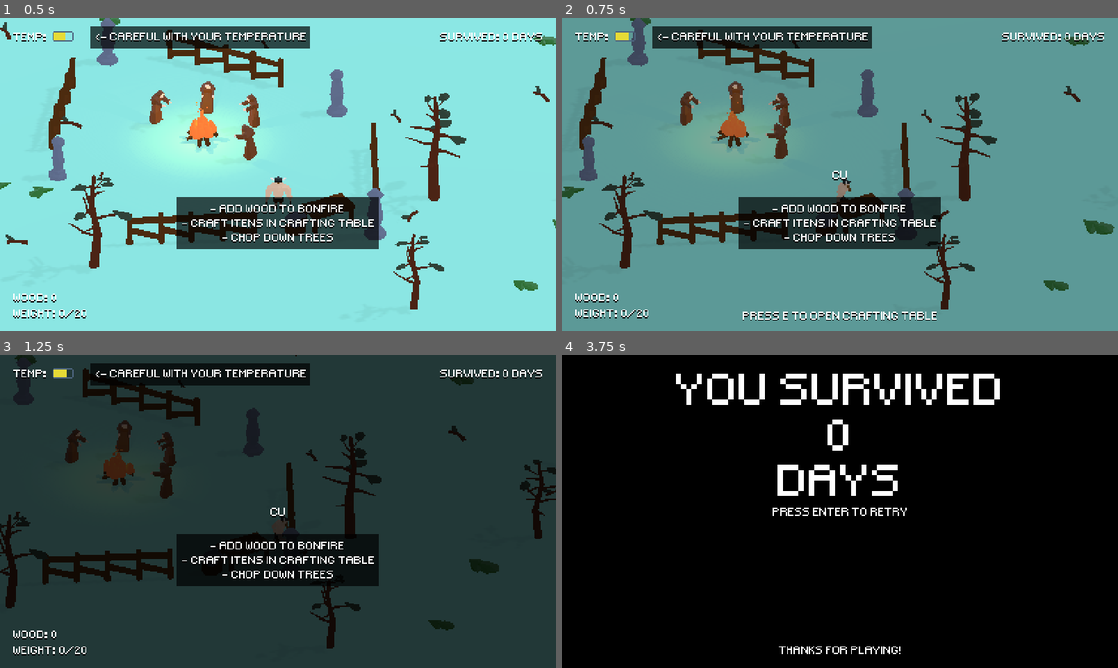
Above: before the commit, frames 1-4 (two rows, left to right).
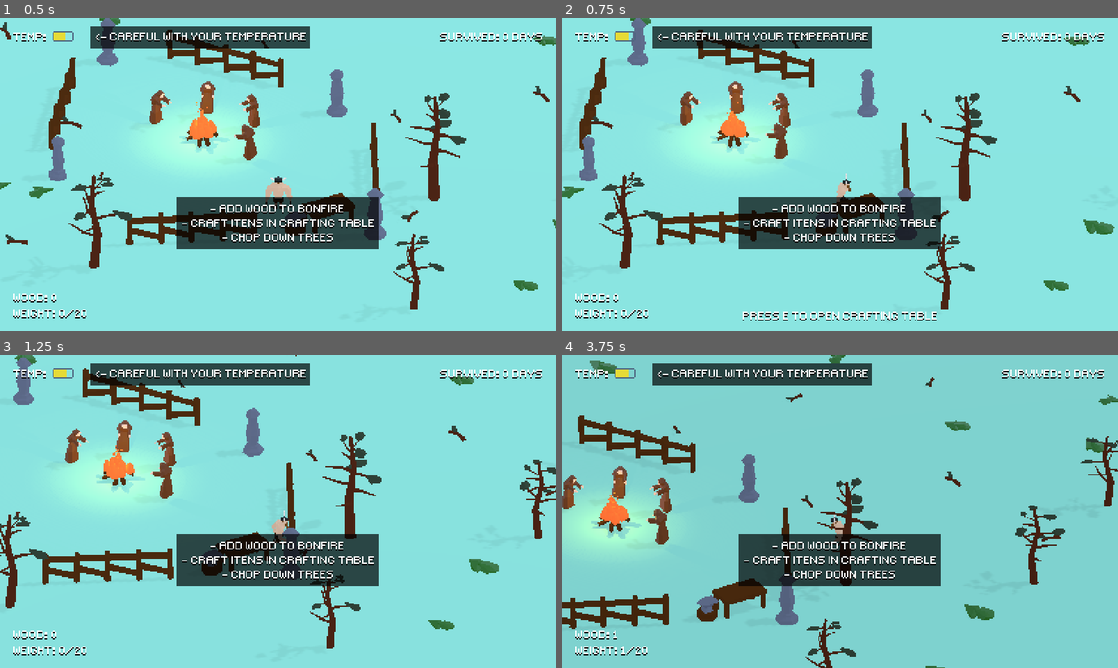
Above: after the commit, the same moments.

Repository: guilhermehto/ludum-dare-46
Game: Godot game, scene res://Game.tscn
Two runs of this game, one before a commit and one after it. Both use one fixed random seed, a clock stepped at 60 frames per second and the inputs below. Sound files missing from this copy of the repository are replaced by a short silence.
Inputs (mouse positions are in pixels of both pictures, inside the frame that each line leads up to):
- Up to frame 1 (0.5 s): no input
- Up to frame 2 (0.75 s): tap Enter (ui_accept) at 0.5 s; move the mouse to (962, 158) at 0.52 s; hold D (move_right) from 0.53 s (still down); hold Enter (ui_accept) from 0.53 s (still down)
- Up to frame 3 (1.25 s): keep holding D (move_right); keep holding Enter (ui_accept)
- Up to frame 4 (3.75 s): move the mouse to (728, 527) at 1.27 s; release D (move_right) at 1.28 s; release Enter (ui_accept) at 1.28 s; hold S (move_down) 1.28-2.03 s; tap E (interact) at 1.35, 2 s; tap Enter (ui_accept) at 1.52, 1.55, 1.82, 2.3, 2.85, 3.02, 3.32 s; move the mouse to (895, 442) at 2.02 s; press the mouse at (895, 442) at 2.03 s; hold D (move_right) 2.03-2.78 s; move the mouse to (812, 574) at 2.77 s; release the mouse at (812, 574) at 2.78 s; hold W (move_up) 2.78-3.53 s; move the mouse to (1006, 558) at 3.52 s; hold A (move_left) from 3.53 s (still down); hold E (interact) from 3.53 s (still down)

Frame 1 is identical in both runs. In frame 2, 89% of the frame differs, in the area x 0-100%, y 0-100%; in frame 3, 97%; in frame 4, 99%.

Commit message:
Code cleanup

Diff:
--- a/Game.gd
+++ b/Game.gd
@@ -9,10 +9,6 @@
 
 var game_end_iu := "res://interface/start-menu/EndGame.tscn"
 var passed_days : int = 0
-
-func _input(event):
-	if event.is_action_pressed("ui_accept"):
-		_on_game_ended('cu')
 
 func _ready() -> void:
 	gui.initialize(player)
